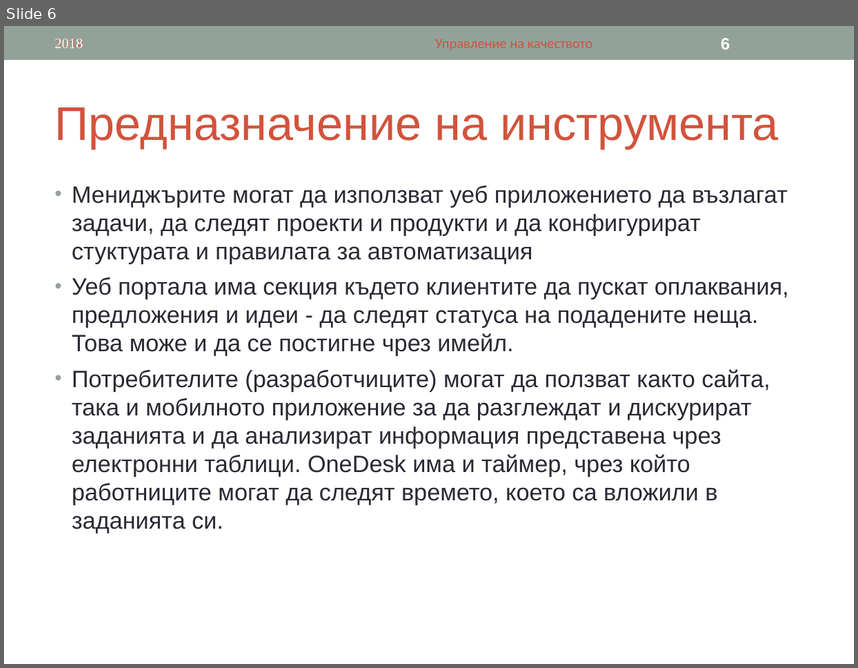
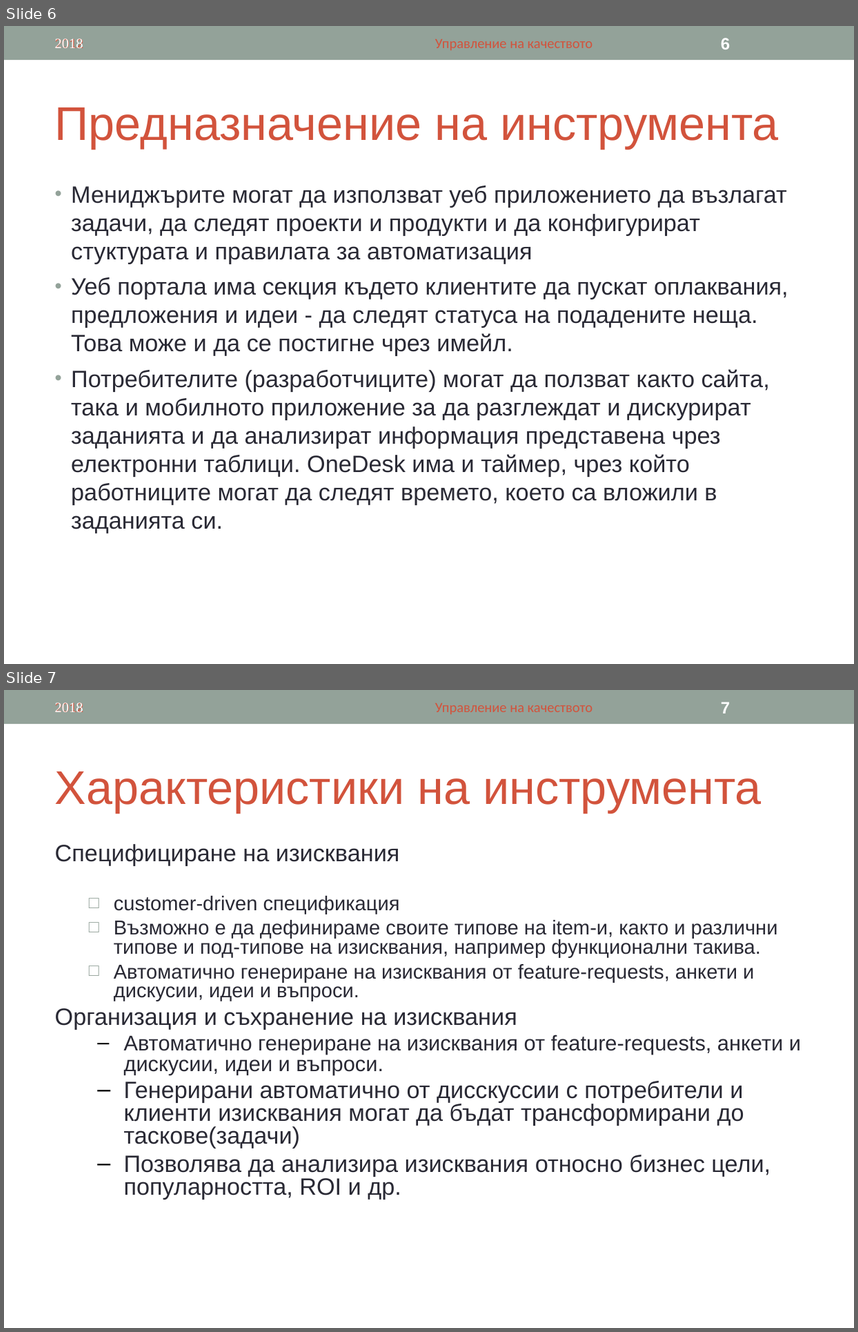
Before and after one commit to tsetsoo/ASIProject, a slide deck: OneDesk.ppt. Shown one above the other, each under a label of ours: slide 6 before the commit, slides 6 and 7 after it. The pictures are 858x668 and 858x1332 pixels, drawn with LibreOffice and Linux fonts; fonts in the diff are those of the drawing. Boxes give left, top, right and bottom in pixels: in the first picture for what was removed or moved away, otherwise in the second. Text is boxed around its words. In the diff, an @@ line names an element or a change of style, - is before the commit and + after.

```diff
--- a/OneDesk.ppt
+++ b/OneDesk.ppt
@@ slide 7 added at box(4, 690, 854, 1328), background #FFFFFF; not listed: 1 template element that a slide beside it also shows @@
@@ text added at box(55, 702, 84, 712), 12 pt, text #D2533C @@
+2012
@@ text added at box(55, 702, 83, 712), 12 pt, text #FFFFFF @@
+2018
@@ text added at box(435, 703, 593, 714), 12 pt, text #D2533C @@
+Управление на качеството
@@ page number added at box(721, 702, 730, 713), 14 pt, text #FFFFFF, bold @@
+7
@@ text added at box(55, 771, 762, 813), 40 pt, text #D2533C @@
+Характеристики на инструмента
@@ text added at box(55, 844, 801, 1199), 20 pt, text #292934 @@
+Специфициране на изисквания
+  □ customer-driven спецификация
+  □ Възможно е да дефинираме своите типове на item-и, както и различни типове и под-типове на изисквания, например функционални такива.
+  □ Автоматично генериране на изисквания от feature-requests, анкети и дискусии, идеи и въпроси.
+Организация и съхранение на изисквания
+  – Автоматично генериране на изисквания от feature-requests, анкети и дискусии, идеи и въпроси.
+  – Генерирани автоматично от дисскуссии с потребители и клиенти изисквания могат да бъдат трансформирани до таскове(задачи)
+  – Позволява да анализира изисквания относно бизнес цели, популарността, ROI и др.
@@ slide 6 changed as well @@
@@ text "Мениджърите могат да използват уеб ..." at box(71, 185, 789, 533): indent changed @@
```
Also in this commit, not shown: 3 other slides changed, 4 other slides added.
